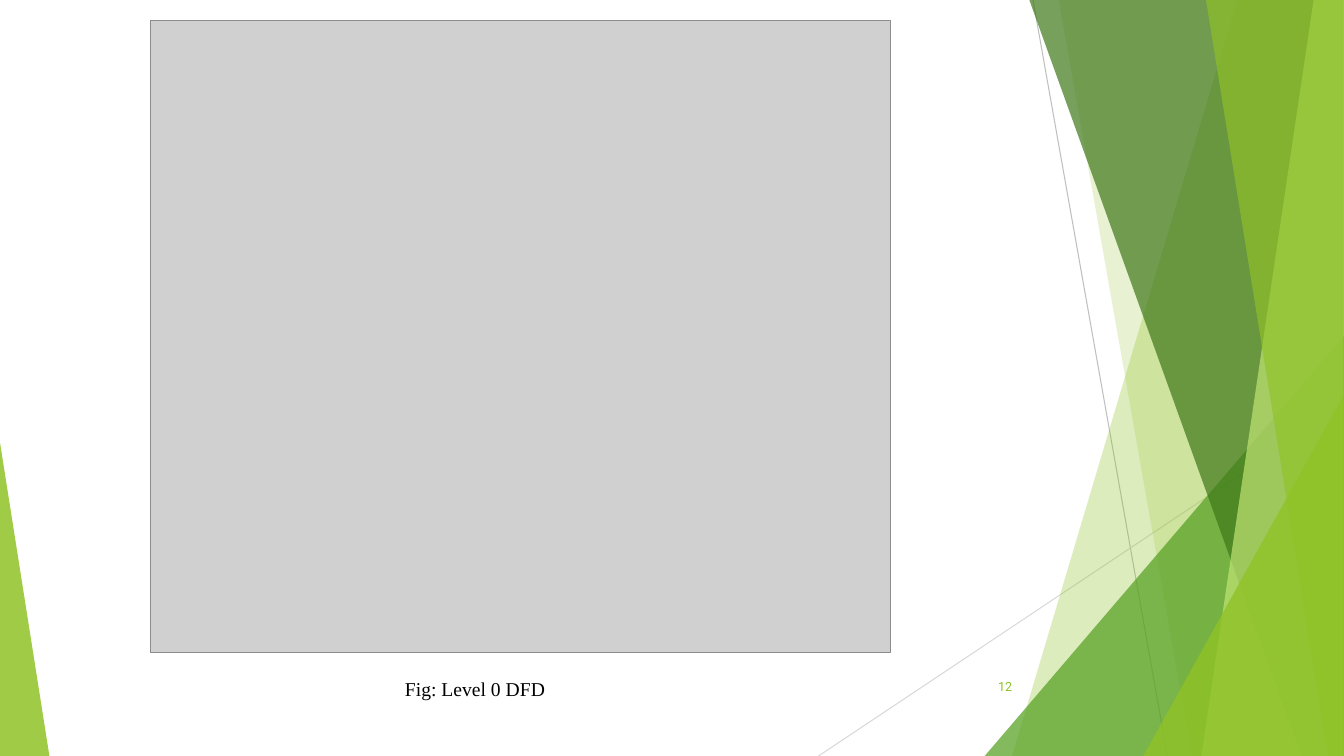
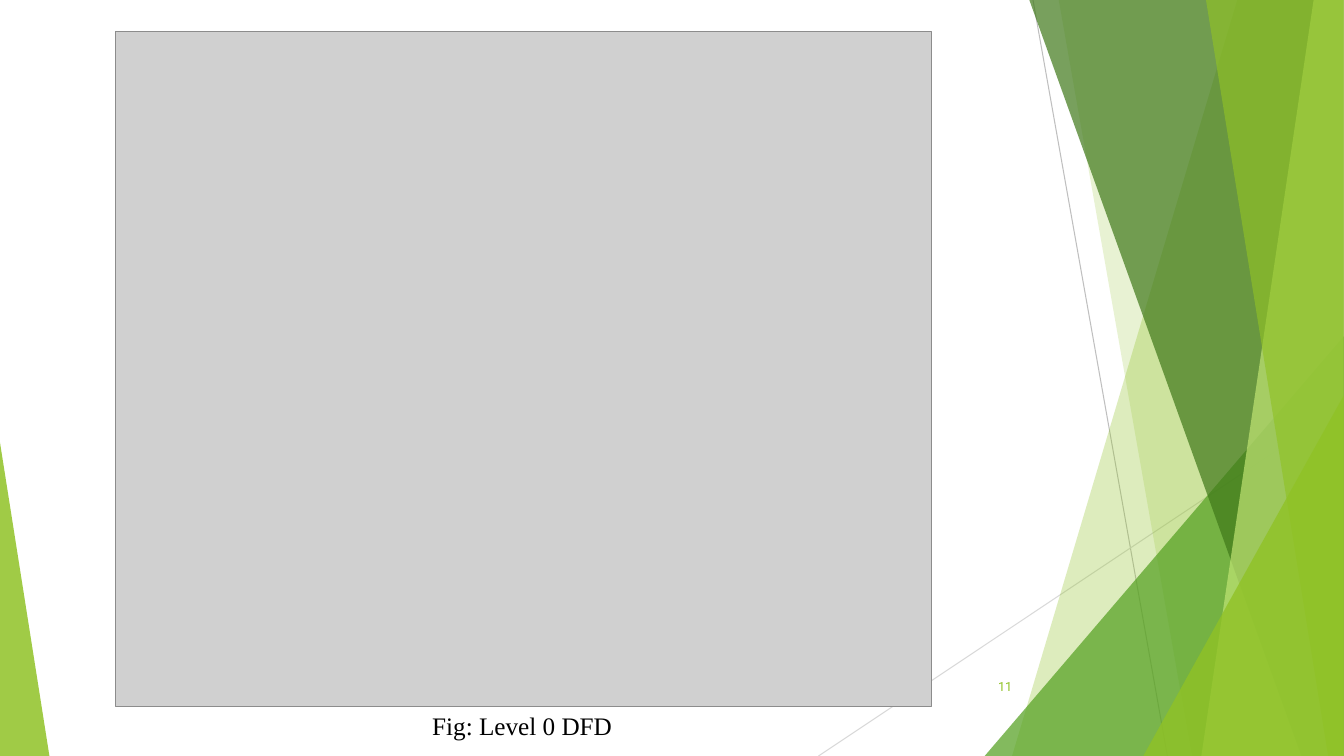
Before and after one commit to nepal4972/Movie_Ticket_Booking_SixthSemProject, a slide deck: slide 11 of documentation/MTB.pptx (slide 12 before the commit). Drawn at 1344x756 pixels with LibreOffice and Linux fonts; fonts in the diff are those of the drawing; grey boxes stand for pictures. Boxes give left, top, right and bottom in pixels: in the first picture for what was removed or moved away, otherwise in the second. Text is boxed around its words. In the diff, an @@ line names an element or a change of style, - is before the commit and + after.

```diff
--- a/documentation/MTB.pptx
+++ b/documentation/MTB.pptx
@@ picture: place and size @@
-picture at [151,20,891,652]
+picture at [116,32,933,707]
@@ page number at [998,682,1012,691]: text changed @@
-12
+11
@@ text "Fig: Level 0 DFD": place and size @@
-text "Fig: Level 0 DFD" at [405,682,545,701]
+text "Fig: Level 0 DFD" at [432,717,612,741]
@@ text "Fig: Level 0 DFD" at [432,717,612,741]: size 14 to 18 pt @@
```
Also in this commit, not shown: 6 other slides changed, 6 slides added, 5 slides removed, 5 other files.
